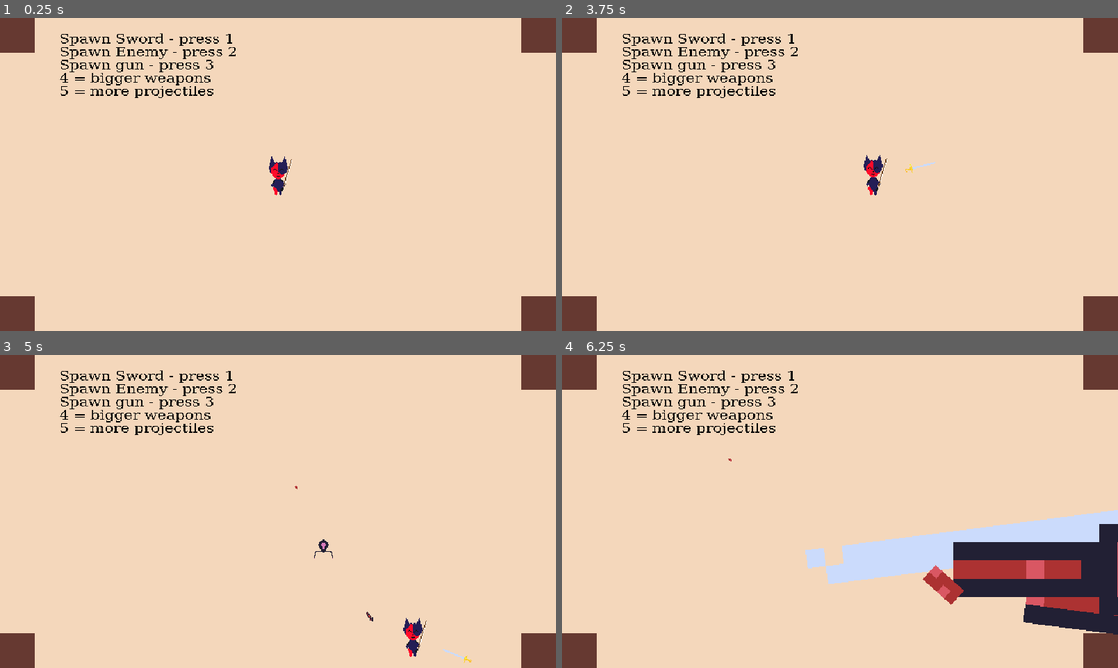
Above: before the commit, frames 1-4 (two rows, left to right).
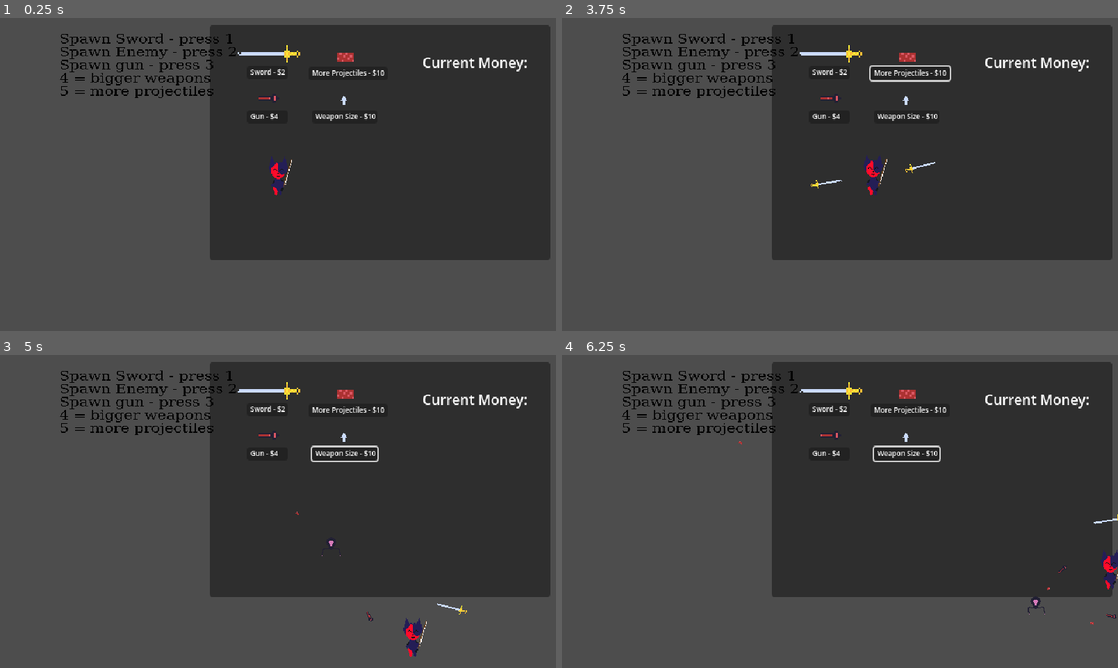
Above: after the commit, the same moments.

Repository: Cactys3/CombatGame
Game: Godot game, scene res://Scenes/BaseScene.tscn
Two runs of this game, one before a commit and one after it. Both use one fixed random seed, a clock stepped at 60 frames per second and the inputs below.
Inputs (mouse positions are in pixels of both pictures, inside the frame that each line leads up to):
- Up to frame 1 (0.25 s): no input
- Up to frame 2 (3.75 s): click (828, 71) at 0.5 s, where only the run after the commit has a clickable "Sword - $2"; click (828, 118) at 1.25 s, where only the run after the commit has a clickable "Gun - $4"; click (906, 118) at 2 s, where only the run after the commit has a clickable "Weapon Size - $10"; click (912, 74) at 2.75 s, where only the run after the commit has a clickable "More Projectiles - $10"; tap Enter at 3.5 s; move the mouse to (962, 158) at 3.52 s; hold D (right) from 3.53 s (still down); tap 1 (test_1) at 3.6 s
- Up to frame 3 (5 s): tap 2 (test_2) at 3.8, 4.35 s; move the mouse to (166, 527) at 4.27 s; release D (right) at 4.28 s; hold Down (down) from 4.28 s (still down); tap 3 (test_3) at 4.55 s
- Up to frame 4 (6.25 s): move the mouse to (895, 442) at 5.02 s; release Down (down) at 5.03 s; hold D (right) 5.03-5.78 s; tap 3 (test_3) at 5.1 s; tap 4 (test_4) at 5.3, 5.85 s; move the mouse to (812, 574) at 5.77 s; hold W (up) from 5.78 s (still down); tap 5 (test_5) at 6.05 s

The runs differ from the first frame. In frame 1, 99% of the frame differs, in the area x 0-100%, y 0-100%; in frame 2, 99%; in frame 3, 99%; in frame 4, 95%.
Error after the commit: Invalid call. Nonexistent function 'is' in base 'CharacterBody2D (Player_Script)'. (res://Scripts/demo_manager.gd:38)

Commit message:
Offline changes, added start to a DEMO shop

Diff:
--- a/Scenes/BaseScene.tscn
+++ b/Scenes/BaseScene.tscn
@@ -1,10 +1,116 @@
-[gd_scene load_steps=8 format=3 uid="uid://dc0hdlr7wq3lq"]
+[gd_scene load_steps=26 format=3 uid="uid://dc0hdlr7wq3lq"]
 
 [ext_resource type="Script" path="res://Scripts/enemy.gd" id="1_nfwnb"]
 [ext_resource type="Texture2D" uid="uid://b1lme8t63rjpt" path="res://Art/Area Art/Background.png" id="1_rub18"]
 [ext_resource type="PackedScene" uid="uid://dbfx0pgjmmdgy" path="res://Scenes/character.tscn" id="2_bdfmm"]
-[ext_resource type="Script" path="res://Scripts/enemy_spawner.gd" id="3_kcu48"]
-[ext_resource type="Script" path="res://Scripts/weapon_spawner.gd" id="5_x5rl0"]
+[ext_resource type="Texture2D" uid="uid://btvcwala5rhxh" path="res://Art/Weapons/Sword.png" id="2_lx10p"]
+[ext_resource type="Texture2D" uid="uid://ddxlwv6yh3qsm" path="res://Art/Weapons/Gun_1.png" id="3_avgfm"]
+[ext_resource type="Texture2D" uid="uid://cnj0fjnxdyuts" path="res://Art/Weapons/arrow.png" id="4_yohyp"]
+[ext_resource type="Texture2D" uid="uid://brh24bmjiesqo" path="res://Art/Weapons/Bullet.png" id="5_06y7e"]
+[ext_resource type="Script" path="res://Scripts/demo_manager.gd" id="10_cwiy3"]
+
+[sub_resource type="LabelSettings" id="LabelSettings_20rgc"]
+font_size = 8
+
+[sub_resource type="AtlasTexture" id="AtlasTexture_nr6yu"]
+atlas = ExtResource("2_lx10p")
+region = Rect2(0, 0, 10, 36)
+
+[sub_resource type="AtlasTexture" id="AtlasTexture_sb1lf"]
+atlas = ExtResource("2_lx10p")
+region = Rect2(10, 0, 10, 36)
+
+[sub_resource type="AtlasTexture" id="AtlasTexture_m7jik"]
+atlas = ExtResource("2_lx10p")
+region = Rect2(20, 0, 10, 36)
+
+[sub_resource type="AtlasTexture" id="AtlasTexture_wuupw"]
+atlas = ExtResource("2_lx10p")
+region = Rect2(30, 0, 10, 36)
+
+[sub_resource type="SpriteFrames" id="SpriteFrames_suscl"]
+animations = [{
+"frames": [{
+"duration": 1.0,
+"texture": SubResource("AtlasTexture_nr6yu")
+}, {
+"duration": 1.0,
+"texture": SubResource("AtlasTexture_sb1lf")
+}, {
+"duration": 1.0,
+"texture": SubResource("AtlasTexture_m7jik")
+}, {
+"duration": 1.0,
+"texture": SubResource("AtlasTexture_wuupw")
+}],
+"loop": true,
+"name": &"default",
+"speed": 5.0
+}]
+
+[sub_resource type="AtlasTexture" id="AtlasTexture_nan4y"]
+atlas = ExtResource("3_avgfm")
+region = Rect2(0, 0, 5, 12)
+
+[sub_resource type="AtlasTexture" id="AtlasTexture_bo663"]
+atlas = ExtResource("3_avgfm")
+region = Rect2(5, 0, 5, 12)
+
+[sub_resource type="AtlasTexture" id="AtlasTexture_cnfry"]
+atlas = ExtResource("3_avgfm")
+region = Rect2(10, 0, 5, 12)
+
+[sub_resource type="AtlasTexture" id="AtlasTexture_wqxe5"]
+atlas = ExtResource("3_avgfm")
+region = Rect2(15, 0, 5, 12)
+
+[sub_resource type="AtlasTexture" id="AtlasTexture_toutt"]
+atlas = ExtResource("3_avgfm")
+region = Rect2(20, 0, 5, 12)
+
+[sub_resource type="AtlasTexture" id="AtlasTexture_0d1ti"]
+atlas = ExtResource("3_avgfm")
+region = Rect2(25, 0, 5, 12)
+
+[sub_resource type="AtlasTexture" id="AtlasTexture_qfvmt"]
+atlas = ExtResource("3_avgfm")
+region = Rect2(30, 0, 5, 12)
+
+[sub_resource type="AtlasTexture" id="AtlasTexture_h1bsx"]
+atlas = ExtResource("3_avgfm")
+region = Rect2(35, 0, 5, 12)
+
+[sub_resource type="SpriteFrames" id="SpriteFrames_rw57j"]
+animations = [{
+"frames": [{
+"duration": 1.0,
+"texture": SubResource("AtlasTexture_nan4y")
+}, {
+"duration": 1.0,
+"texture": SubResource("AtlasTexture_bo663")
+}, {
+"duration": 1.0,
+"texture": SubResource("AtlasTexture_cnfry")
+}, {
+"duration": 1.0,
+"texture": SubResource("AtlasTexture_wqxe5")
+}, {
+"duration": 1.0,
+"texture": SubResource("AtlasTexture_toutt")
+}, {
+"duration": 1.0,
+"texture": SubResource("AtlasTexture_0d1ti")
+}, {
+"duration": 1.0,
+"texture": SubResource("AtlasTexture_qfvmt")
+}, {
+"duration": 1.0,
+"texture": SubResource("AtlasTexture_h1bsx")
+}],
+"loop": true,
+"name": &"default",
+"speed": 5.0
+}]
 
 [sub_resource type="FontFile" id="FontFile_ulj7p"]
 cache/0/60/0/ascent = 0.0
@@ -33,18 +139,155 @@
 
 [node name="Camera" type="Camera2D" parent="."]
 
+[node name="Store" type="Panel" parent="Camera"]
+offset_left = -79.0
+offset_top = -172.0
+offset_right = 313.0
+offset_bottom = 98.0
+
+[node name="sword" type="Control" parent="Camera/Store"]
+anchors_preset = 0
+offset_left = 31.0
+offset_top = 23.0
+offset_right = 107.0
+offset_bottom = 65.0
+
+[node name="Button" type="Button" parent="Camera/Store/sword"]
+layout_mode = 0
+offset_left = 12.0
+offset_top = 24.0
+offset_right = 59.0
+offset_bottom = 39.0
+
+[node name="Label" type="Label" parent="Camera/Store/sword/Button"]
+layout_mode = 0
+offset_left = 4.0
+offset_top = 1.0
+offset_right = 45.0
+offset_bottom = 13.0
+text = "Sword - $2"
+label_settings = SubResource("LabelSettings_20rgc")
+
+[node name="AnimatedSprite2D" type="AnimatedSprite2D" parent="Camera/Store/sword"]
+position = Vector2(37, 10)
+rotation = -1.5708
+scale = Vector2(2, 2)
+sprite_frames = SubResource("SpriteFrames_suscl")
+autoplay = "default"
+frame_progress = 0.759742
+
+[node name="gun" type="Control" parent="Camera/Store"]
+layout_mode = 3
+anchors_preset = 0
+offset_left = 31.0
+offset_top = 74.0
+offset_right = 107.0
+offset_bottom = 116.0
+
+[node name="Button" type="Button" parent="Camera/Store/gun"]
+layout_mode = 0
+offset_left = 12.0
+offset_top = 24.0
+offset_right = 59.0
+offset_bottom = 39.0
+
+[node name="Label" type="Label" parent="Camera/Store/gun/Button"]
+layout_mode = 0
+offset_left = 4.0
+offset_top = 1.0
+offset_right = 45.0
+offset_bottom = 13.0
+text = "Gun - $4"
+label_settings = SubResource("LabelSettings_20rgc")
+
+[node name="AnimatedSprite2D" type="AnimatedSprite2D" parent="Camera/Store/gun"]
+position = Vector2(37, 10)
+rotation = -1.5708
+scale = Vector2(2, 2)
+sprite_frames = SubResource("SpriteFrames_rw57j")
+autoplay = "default"
+frame_progress = 0.493317
+
+[node name="size" type="Control" parent="Camera/Store"]
+layout_mode = 3
+anchors_preset = 0
+offset_left = 123.0
+offset_top = 74.0
+offset_right = 199.0
+offset_bottom = 116.0
+
+[node name="Button" type="Button" parent="Camera/Store/size"]
+layout_mode = 0
+offset_left = -5.0
+offset_top = 24.0
+offset_right = 70.0
+offset_bottom = 39.0
+
+[node name="Label" type="Label" parent="Camera/Store/size/Button"]
+layout_mode = 0
+offset_left = 4.0
+offset_top = 1.0
+offset_right = 45.0
+offset_bottom = 13.0
+text = "Weapon Size - $10"
+label_settings = SubResource("LabelSettings_20rgc")
+
+[node name="TextureRect" type="TextureRect" parent="Camera/Store/size"]
+layout_mode = 0
+offset_left = 23.0
+offset_top = 7.0
+offset_right = 40.0
+offset_bottom = 18.0
+texture = ExtResource("4_yohyp")
+stretch_mode = 3
+
+[node name="projectiles" type="Control" parent="Camera/Store"]
+layout_mode = 3
+anchors_preset = 0
+offset_left = 123.0
+offset_top = 24.0
+offset_right = 199.0
+offset_bottom = 66.0
+
+[node name="Button" type="Button" parent="Camera/Store/projectiles"]
+layout_mode = 0
+offset_left = -9.0
+offset_top = 24.0
+offset_right = 82.0
+offset_bottom = 39.0
+
+[node name="Label" type="Label" parent="Camera/Store/projectiles/Button"]
+layout_mode = 0
+offset_left = 4.0
+offset_top = 1.0
+offset_right = 45.0
+offset_bottom = 13.0
+text = "More Projectiles - $10"
+label_settings = SubResource("LabelSettings_20rgc")
+
+[node name="TextureRect" type="TextureRect" parent="Camera/Store/projectiles"]
+layout_mode = 0
+offset_left = 24.0
+offset_top = 8.0
+offset_right = 43.0
+offset_bottom = 18.0
+texture = ExtResource("5_06y7e")
+
+[node name="Label" type="Label" parent="Camera/Store"]
+layout_mode = 0
+offset_left = 245.0
+offset_top = 31.0
+offset_right = 285.0
+offset_bottom = 54.0
+text = "Current Money: "
+
 [node name="Backdrop" type="Sprite2D" parent="."]
+visible = false
 z_index = -5
 scale = Vector2(40, 40)
 texture = ExtResource("1_rub18")
 
 [node name="Character" parent="." instance=ExtResource("2_bdfmm")]
-
-[node name="Enemy spawner" type="Node" parent="."]
-script = ExtResource("3_kcu48")
-
-[node name="Weapon Spawner" type="Node" parent="."]
-script = ExtResource("5_x5rl0")
 
 [node name="Label" type="Label" parent="."]
 offset_left = -252.0
@@ -58,3 +301,11 @@
 4 = bigger weapons
 5 = more projectiles"
 label_settings = SubResource("LabelSettings_7v07i")
+
+[node name="Demo Manager" type="Node" parent="."]
+script = ExtResource("10_cwiy3")
+
+[connection signal="pressed" from="Camera/Store/sword/Button" to="Demo Manager" method="Sword_Button"]
+[connection signal="pressed" from="Camera/Store/gun/Button" to="Demo Manager" method="Gun_Button"]
+[connection signal="pressed" from="Camera/Store/size/Button" to="Demo Manager" method="Size_Button"]
+[connection signal="pressed" from="Camera/Store/projectiles/Button" to="Demo Manager" method="Projectile_Buttton"]
--- a/Scenes/character.tscn
+++ b/Scenes/character.tscn
@@ -76,11 +76,10 @@
 radius = 8.0
 height = 42.0
 
-[node name="Character" type="CharacterBody2D" node_paths=PackedStringArray("health_component") groups=["player"]]
+[node name="Character" type="CharacterBody2D" groups=["player"]]
 collision_layer = 2
 collision_mask = 0
 script = ExtResource("1_lna7y")
-health_component = NodePath("")
 
 [node name="AnimatedSprite2D" type="AnimatedSprite2D" parent="."]
 sprite_frames = SubResource("SpriteFrames_tvp78")
--- a/Scripts/character.gd
+++ b/Scripts/character.gd
@@ -4,12 +4,18 @@
 @export var health_component:HealthComponent
 @export var Speed: int = 210
 @export var MaxHealth: int = 210
+@export var StartingMoney: int = 5
 var  CurrentHealth: int
 var moving: bool = false
 var stunned:bool = false
 var stun_time_left: float = 0
 var weapon_list: Array[Weapon]
 var weapon_count: float = 0
+
+var current_money: float = 0:
+	set(value):
+		current_money = value
+
 
 func _ready() -> void:
 	CurrentHealth = MaxHealth
--- /dev/null
+++ b/Scripts/demo_manager.gd
@@ -0,0 +1,70 @@
+extends Node
+
+@onready var player: Player_Script = get_tree().get_first_node_in_group("player")
+@onready var enemy = preload("res://Scenes/first_enemy.tscn")
+@onready var sword = preload("res://Scenes/sword.tscn")
+@onready var gun = preload("res://Scenes/LazarGun.tscn")
+
+var projectile_cost = 10
+var sword_cost = 2
+var gun_cost = 4
+var size_cost = 10
+
+func _ready() -> void:
+	player.current_money = 5
+
+func _process(delta: float) -> void:
+
+	if Input.is_action_just_pressed("test_2"):
+		var random_position = Vector2(randf_range(-5, 5), randf_range(-5, 5))
+		var new_enemy = enemy.instantiate()
+		new_enemy.position = random_position
+		add_child(new_enemy)
+
+	if Input.is_action_just_pressed("test_1"):
+		var new_weapon:Weapon = sword.instantiate()
+		new_weapon.position = Vector2(0, 0)
+		player.add_weapon(new_weapon)
+
+	if Input.is_action_just_pressed("test_3"):
+		var new_weapon:Weapon = gun.instantiate()
+		new_weapon.position = Vector2(0, 0)
+		player.add_weapon(new_weapon)
+
+	if Input.is_action_just_pressed("test_4"):
+		pass#weapon_size += 0.5
+
+	if Input.is_action_just_pressed("test_5"):
+		player.is()
+		pass#weapon_projectile_count += 1
+
+
+func Projectile_Buttton() -> void:
+	if projectile_cost <= player.current_money:
+		player.current_money -= projectile_cost
+		for weapon in player.weapon_list:
+			if weapon is Ranged_Weapon:
+				weapon.weapon_projectile_count += 1
+
+
+func Size_Button() -> void:
+	if size_cost <= player.current_money:
+		player.current_money -= size_cost
+		for weapon in player.weapon_list:
+			weapon.weapon_size += 0.2
+
+
+func Gun_Button() -> void:
+	if gun_cost <= player.current_money:
+		player.current_money -= gun_cost
+		var new_weapon:Weapon = gun.instantiate()
+		new_weapon.position = Vector2(0, 0)
+		player.add_weapon(new_weapon)
+
+
+func Sword_Button() -> void:
+	if sword_cost <= player.current_money:
+		player.current_money -= sword_cost
+		var new_weapon:Weapon = sword.instantiate()
+		new_weapon.position = Vector2(0, 0)
+		player.add_weapon(new_weapon)
--- a/Scripts/first_enemy.gd
+++ b/Scripts/first_enemy.gd
@@ -68,4 +68,5 @@
 	stunned = value
 
 func die():
+	player.current_money += 2
 	queue_free()
--- a/Scripts/ranged_weapon.gd
+++ b/Scripts/ranged_weapon.gd
@@ -12,8 +12,6 @@
 	super()
 
 func _process(_delta: float) -> void:
-	if Input.is_action_just_pressed("test_5"):
-		weapon_projectile_count += 1
 	super(_delta)
 
 func attack():
--- a/Scripts/weapon.gd
+++ b/Scripts/weapon.gd
@@ -2,7 +2,7 @@
 class_name Weapon
 
 #weapon fields
-@onready var player: CharacterBody2D = get_tree().get_first_node_in_group("player")
+@onready var player: Player_Script = get_tree().get_first_node_in_group("player")
 @export var weapon_slot: float = 1
 @export var weapon_count: float = 1
 @export var continuous_hitbox: bool = false
@@ -31,18 +31,6 @@
 	cooldown_timer = cooldown + 1
 
 func _process(_delta: float) -> void:
-
-
-
-	if Input.is_action_just_pressed("test_4"):
-		weapon_size += 10
-
-
-
-
-
-
-
 	if cooldown_timer < cooldown:
 		cooldown_timer += _delta
 	elif !attacking && get_enemy_nearby(weapon_range) != null:
Binary file changed: Art/Weapons/Gun_1.aseprite
Binary file changed: Art/Weapons/Gun_1.png
Binary file added: Art/Weapons/arrow.aseprite
Binary file added: Art/Weapons/arrow.png
Not shown, added: Art/Weapons/arrow.png.import
